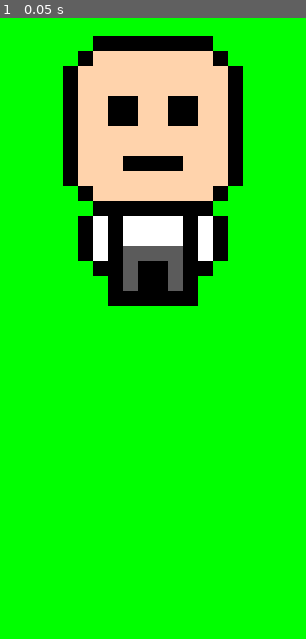
Above: before the commit, frame 1.
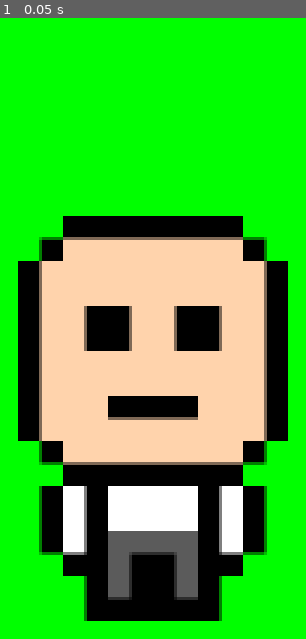
Above: after the commit, the same moment.

Repository: ShrikarSwami/DuckTown
Game: Godot game, scene res://scenes/Main.tscn
Same seed, same stepped clock (60 frames per second), same inputs: the game is played once before the commit and once after it.
Inputs:
- Up to frame 1 (0.05 s): no input

The runs differ from the first frame. In frame 1, 64% of the frame differs, in the area x 5-95%, y 2-98%.

Commit message:
Add walls and update level bounds
Define level collision bounds and adjust the level size. Adds RectangleShape2D subresources and a Walls StaticBody2D with four CollisionShape2D nodes (top, bottom, left, right) positioned at the edges to form level boundaries. Updates the Polygon2D area from 2500x2500 to 1600x900 to match the new playfield size; one collider includes a debug_color for visualization.

Diff:
--- a/game/scenes/Main.tscn
+++ b/game/scenes/Main.tscn
@@ -1,12 +1,132 @@
 [gd_scene format=3 uid="uid://d1q5w5j0q0q0w"]
 
 [ext_resource type="PackedScene" uid="uid://pt3n1aiqwpwf" path="res://scenes/Player.tscn" id="1_elqb8"]
+
+[sub_resource type="RectangleShape2D" id="RectangleShape2D_elqb8"]
+size = Vector2(1600, 20)
+
+[sub_resource type="RectangleShape2D" id="RectangleShape2D_rvslj"]
+size = Vector2(1600, 20)
+
+[sub_resource type="RectangleShape2D" id="RectangleShape2D_0bbpv"]
+size = Vector2(20, 900)
+
+[sub_resource type="RectangleShape2D" id="RectangleShape2D_rarhs"]
+size = Vector2(20, 900)
+
+[sub_resource type="RectangleShape2D" id="RectangleShape2D_vcsgt"]
+size = Vector2(220, 140)
+
+[sub_resource type="RectangleShape2D" id="RectangleShape2D_c01mt"]
+size = Vector2(220, 140)
+
+[sub_resource type="RectangleShape2D" id="RectangleShape2D_nxtc6"]
+size = Vector2(260, 160)
+
+[sub_resource type="RectangleShape2D" id="RectangleShape2D_jlsqs"]
+size = Vector2(220, 140)
+
+[sub_resource type="RectangleShape2D" id="RectangleShape2D_q8u5g"]
+size = Vector2(260, 170)
+
+[sub_resource type="RectangleShape2D" id="RectangleShape2D_lhr70"]
+size = Vector2(240, 160)
+
+[sub_resource type="RectangleShape2D" id="RectangleShape2D_wp0k4"]
+size = Vector2(220, 150)
+
+[sub_resource type="RectangleShape2D" id="RectangleShape2D_bjd11"]
+size = Vector2(220, 150)
+
+[sub_resource type="RectangleShape2D" id="RectangleShape2D_qmy6f"]
+size = Vector2(300, 240)
+
+[sub_resource type="RectangleShape2D" id="RectangleShape2D_mwfav"]
+size = Vector2(159, 190)
 
 [node name="Main" type="Node2D" unique_id=200333195]
 
 [node name="Polygon2D" type="Polygon2D" parent="." unique_id=768410909]
 position = Vector2(-3, 0)
 color = Color(0, 1, 0, 1)
-polygon = PackedVector2Array(0, 0, 2500, 0, 2500, 2500, 0, 2500)
+polygon = PackedVector2Array(0, 0, 1600, 0, 1600, 900, 0, 900)
 
 [node name="PlayerRoot" parent="." unique_id=2041773753 instance=ExtResource("1_elqb8")]
+
+[node name="Walls" type="StaticBody2D" parent="." unique_id=924438832]
+
+[node name="CollisionShape2D" type="CollisionShape2D" parent="Walls" unique_id=2066590448]
+position = Vector2(800, -10)
+shape = SubResource("RectangleShape2D_elqb8")
+debug_color = Color(0.9843137, 0, 0, 0.41960785)
+
+[node name="CollisionShape2D2" type="CollisionShape2D" parent="Walls" unique_id=697429051]
+position = Vector2(800, 910)
+shape = SubResource("RectangleShape2D_rvslj")
+
+[node name="CollisionShape2D3" type="CollisionShape2D" parent="Walls" unique_id=5658317]
+position = Vector2(-10, 450)
+shape = SubResource("RectangleShape2D_0bbpv")
+
+[node name="CollisionShape2D4" type="CollisionShape2D" parent="Walls" unique_id=473244634]
+position = Vector2(1610, 450)
+shape = SubResource("RectangleShape2D_rarhs")
+
+[node name="Buildings" type="StaticBody2D" parent="." unique_id=333950049]
+
+[node name="Bld_Bakery" type="CollisionShape2D" parent="Buildings" unique_id=653710581]
+position = Vector2(250, 140)
+shape = SubResource("RectangleShape2D_vcsgt")
+
+[node name="Bld_SignShop" type="CollisionShape2D" parent="Buildings" unique_id=1435671700]
+position = Vector2(520, 140)
+shape = SubResource("RectangleShape2D_c01mt")
+
+[node name="Bld_Hall" type="CollisionShape2D" parent="Buildings" unique_id=1783457793]
+position = Vector2(820, 140)
+shape = SubResource("RectangleShape2D_nxtc6")
+
+[node name="Bld_Merch" type="CollisionShape2D" parent="Buildings" unique_id=34120494]
+position = Vector2(1120, 140)
+shape = SubResource("RectangleShape2D_jlsqs")
+
+[node name="Bld_House1" type="CollisionShape2D" parent="Buildings" unique_id=1489848091]
+position = Vector2(240, 720)
+shape = SubResource("RectangleShape2D_q8u5g")
+
+[node name="Bld_House2" type="CollisionShape2D" parent="Buildings" unique_id=1244644440]
+position = Vector2(560, 720)
+shape = SubResource("RectangleShape2D_lhr70")
+
+[node name="Bld_House3" type="CollisionShape2D" parent="Buildings" unique_id=1183359812]
+position = Vector2(860, 720)
+shape = SubResource("RectangleShape2D_wp0k4")
+
+[node name="Bld_House4" type="CollisionShape2D" parent="Buildings" unique_id=1855624933]
+position = Vector2(1120, 720)
+shape = SubResource("RectangleShape2D_bjd11")
+
+[node name="StageArea" type="Node2D" parent="." unique_id=829020355]
+
+[node name="StageVisual" type="Polygon2D" parent="StageArea" unique_id=907624368]
+color = Color(0.70929426, 0.42995995, 0.13817072, 1)
+polygon = PackedVector2Array(1250, 280, 1550, 280, 1550, 520, 1250, 520)
+vertex_colors = PackedColorArray(1, 0.39749125, 0.35298666, 1)
+
+[node name="StageCollision" type="StaticBody2D" parent="StageArea" unique_id=984794760]
+
+[node name="CollisionShape2D" type="CollisionShape2D" parent="StageArea/StageCollision" unique_id=1920827500]
+position = Vector2(1400, 400)
+shape = SubResource("RectangleShape2D_qmy6f")
+
+[node name="PondArea" type="Node2D" parent="." unique_id=1300323303]
+
+[node name="Polygon2D" type="Polygon2D" parent="PondArea" unique_id=1469966746]
+color = Color(0, 0.7529412, 1, 1)
+polygon = PackedVector2Array(1360, 650, 1520, 650, 1520, 840, 1360, 840)
+
+[node name="PondCollision" type="StaticBody2D" parent="PondArea" unique_id=1829641350]
+
+[node name="CollisionShape2D" type="CollisionShape2D" parent="PondArea/PondCollision" unique_id=887823902]
+position = Vector2(1440.5, 745)
+shape = SubResource("RectangleShape2D_mwfav")
--- a/game/scenes/NPC.tscn
+++ b/game/scenes/NPC.tscn
@@ -1,29 +1,5 @@
-[gd_scene load_steps=2 format=3 uid="uid://e9z9z9z9z9z9z"]
+[gd_scene format=3 uid="uid://c4cfqlf3rwees"]
 
-[ext_resource type="Script" path="res://scripts/npc_interaction.gd"]
+[node name="Npc" type="Node" unique_id=440618083]
 
-[node name="NPC" type="Node2D"]
-script = ExtResource("res://scripts/npc_interaction.gd")
-
-# TODO: Template NPC scene
-# - Sprite2D for character
-# - Area2D for interaction radius
-# - Properties: npc_id, name, personality traits
-
-[node name="Sprite2D" type="Sprite2D" parent="."]
-# TODO: Load NPC sprite (24x24 pixels, unique color)
-
-[node name="CollisionShape2D" type="CollisionShape2D" parent="."]
-# TODO: Add collision shape
-
-[node name="InteractionArea" type="Area2D" parent="."]
-# TODO: Area to trigger dialogue when player is near
-
-[node name="CollisionShape2D" type="CollisionShape2D" parent="InteractionArea"]
-# TODO: Add radius circle for interaction range (e.g., 60 pixels)
-
-# TODO: Add custom properties in Inspector:
-# - npc_id (e.g., "alice")
-# - npc_name (e.g., "Alice the Organizer")
-# - personality_traits (Array of strings)
-# - initial_relationship (int, -100 to 100)
+[node name="CharacterBody2D" type="CharacterBody2D" parent="." unique_id=8262334]
--- a/game/scenes/Player.tscn
+++ b/game/scenes/Player.tscn
@@ -10,6 +10,7 @@
 
 [node name="Player" type="CharacterBody2D" parent="." unique_id=1965973080]
 position = Vector2(800, 450)
+scale = Vector2(3, 3)
 script = ExtResource("1_v6fml")
 
 [node name="CollisionShape2D" type="CollisionShape2D" parent="Player" unique_id=540646384]
@@ -22,4 +23,4 @@
 texture = ExtResource("1_p0vlq")
 
 [node name="Camera2D" type="Camera2D" parent="Player" unique_id=883490827]
-zoom = Vector2(2, 2)
+position = Vector2(0, -10)
